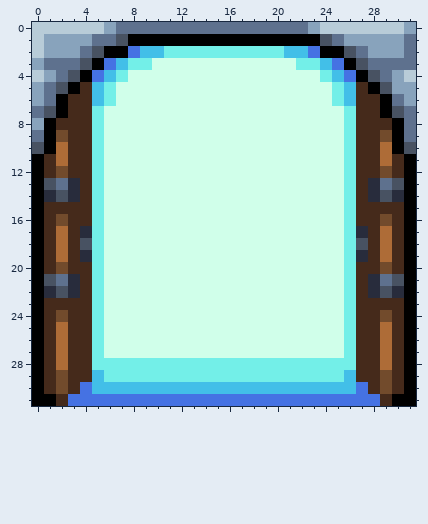
File history of a pixel-art sprite, src/textures/spritesheets/phys/entrance.png. The first picture shows the starting point.
The file is 32x32 pixels.
Once edited:
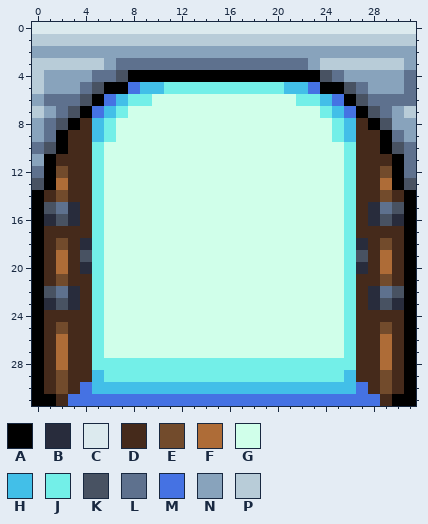
Palette (. is transparent): A #000000  B #282c3c  C #dceaee  D #452a1b  E #724b2c  F #ae6c37  G #d0ffea  H #42bfe8  J #73efe8  K #485262  L #5e718e  M #4572e3  N #88a3bc  P #b8ccd8
Changes in this commit:
y 0: x 0..31 PPPPPPNLLLLLLLLLLLLLLLLNPPPPPPPN -> CCCCCCCCCCCCCCCCCCCCCCCCCCCCCCCC
y 1: x 1..31 NNNNLLKAAAAAAAAAAAAAAAAKLNNNNNL -> PPPPPPPPPPPPPPPPPPPPPPPPPPPPPPP
y 2: x 0 P -> N; x 4..27 LKAAMHHJJJJJJJJJJHHMAAKL -> NNNNNNNNNNNNNNNNNNNNNNNN; x 31 L -> N
y 3: x 0..31 NLLLKAMHJJGGGGGGGGGGGGJJHMAKLLLL -> PPPPPPNLLLLLLLLLLLLLLLLNPPPPPPPN
y 4: x 2..29 LKAMHJGGGGGGGGGGGGGGGGJHMAKL -> NNNLLKAAAAAAAAAAAAAAAAKLNNNN; x 31 P -> L
y 5: x 0..29 NLKADHJGGGGGGGGGGGGGGGGGGJHDAK -> PNNNLKAAMHHJJJJJJJJJJHHMAAKLNN; x 31 N -> L
y 6: x 2..9 ADDHJGGG -> LLKAMHJJ; x 22..29 GGGJHDDA -> JJHMAKLL; x 31 N -> L
y 7: x 0..7 LKADDJGG -> PNLKAMHJ; x 24..31 GGJDDAKL -> JHMAKLNP
y 8: x 1..3 ADD -> LKA; x 5..6 JG -> HJ; x 25..26 GJ -> JH; x 28..31 DDAL -> AKNN
y 9: x 0..2 LAE -> NLA; x 5..6 JG -> HJ; x 25..26 GJ -> JH; x 29..31 EAL -> ALN
y 10: x 0..2 KAF -> LKA; x 29..31 FAK -> AKL
y 11: x 0..2 ADF -> NAD; x 29..31 FDA -> DAL
y 12: x 0..1 AD -> LA; x 30..31 DA -> AL
y 13: x 0..3 AKLB -> KAFD; x 28..31 BLKA -> DFAK
y 14: x 1..3 BKB -> DED; x 28..30 BKB -> DED
y 15: x 1..3 DDD -> KLB; x 28..30 DDD -> BLK
y 16: x 1..3 DED -> BKB; x 28..30 DED -> BKB
y 17: x 2 F -> D; x 4 B -> D; x 27 B -> D; x 29 F -> D
y 18: x 2 F -> E; x 4 K -> B; x 27 K -> B; x 29 F -> E
y 19: x 4 B -> K; x 27 B -> K
y 20: x 2 E -> F; x 4 D -> B; x 27 D -> B; x 29 E -> F
y 21: x 1..3 KLB -> DED; x 28..30 BLK -> DED
y 22: x 1..2 BK -> KL; x 29..30 KB -> LK
y 23: x 1..3 DDD -> BKB; x 28..30 DDD -> BKB
y 24: x 2 E -> D; x 29 E -> D
y 25: x 2 F -> E; x 29 F -> E
Changed places in both pictures, as pixel boxes (x1, y1, x2, y2):
changed: (32, 22, 416, 334)
